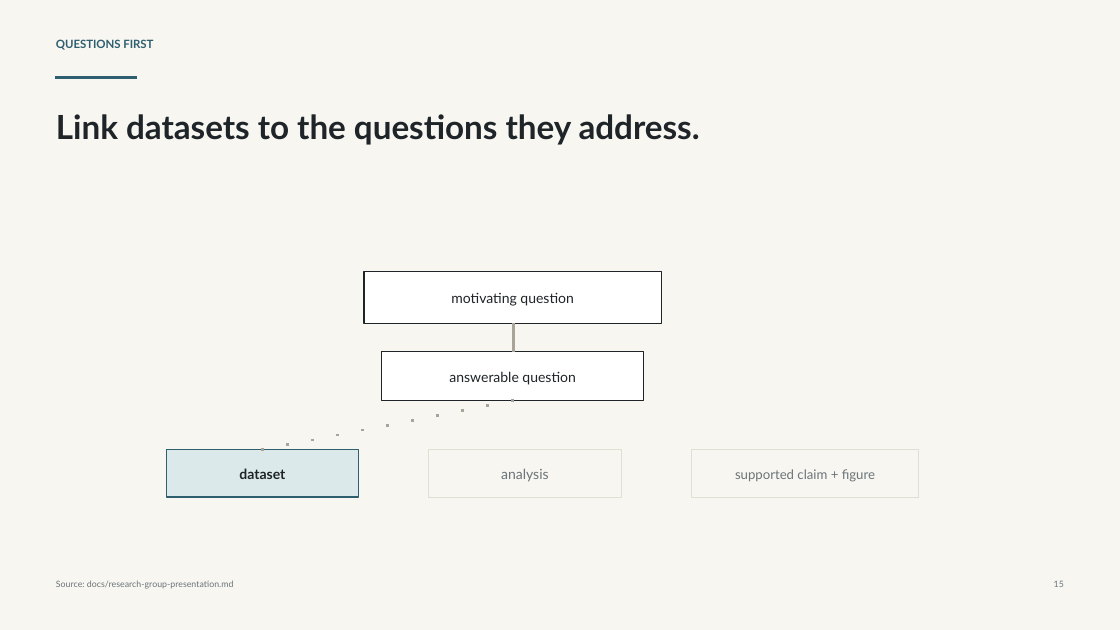
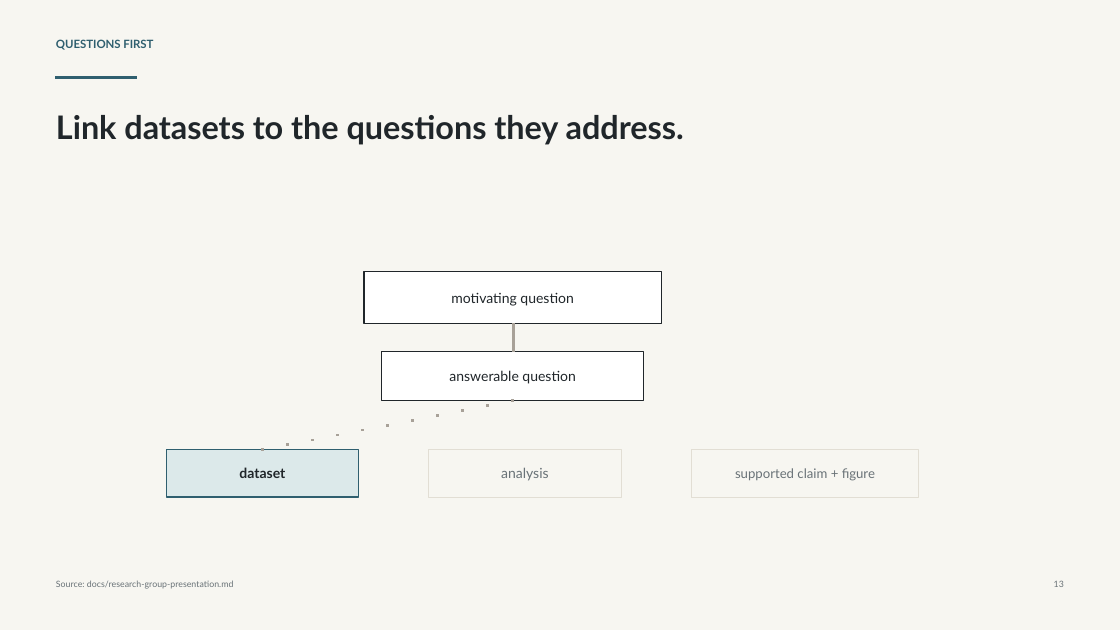
Before and after one commit to SamuelBrudner/lab-tracker, a slide deck: slide 13 of outputs/019e93bf-5861-7ba2-af6a-d3677b8793cd/presentations/lab-tracker-research-group/output/lab-tracker-research-group-presentation.pptx (slide 15 before the commit). Drawn at 1120x630 pixels with LibreOffice and Linux fonts; fonts in the diff are those of the drawing. Boxes give left, top, right and bottom in pixels: in the first picture for what was removed or moved away, otherwise in the second. Text is boxed around its words. In the diff, an @@ line names an element or a change of style, - is before the commit and + after.

```diff
--- a/outputs/019e93bf-5861-7ba2-af6a-d3677b8793cd/presentations/lab-tracker-research-group/output/lab-tracker-research-group-presentation.pptx
+++ b/outputs/019e93bf-5861-7ba2-af6a-d3677b8793cd/presentations/lab-tracker-research-group/output/lab-tracker-research-group-presentation.pptx
@@ text "Link datasets to the questions ..." at bbox=[56, 115, 684, 145]: size 28.5 to 27.8 pt, text colour #1E2428 to #20262A @@
```
Also in this commit, not shown: 12 other slides changed, 8 slides added, 10 slides removed, 1 other file.
